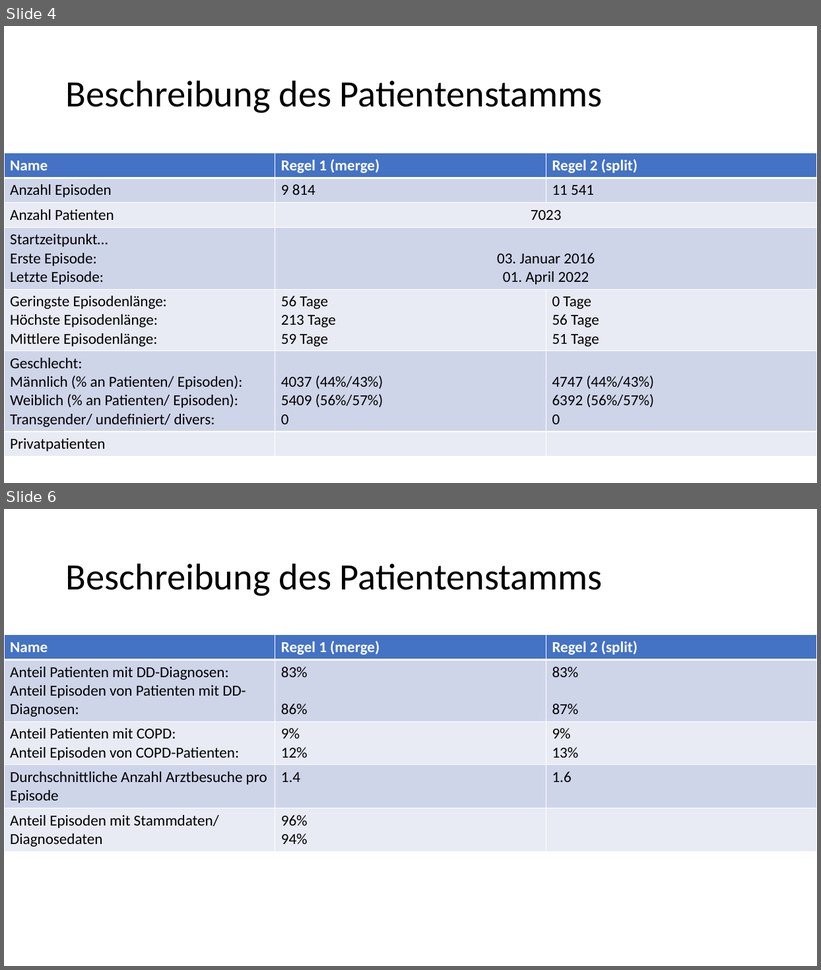
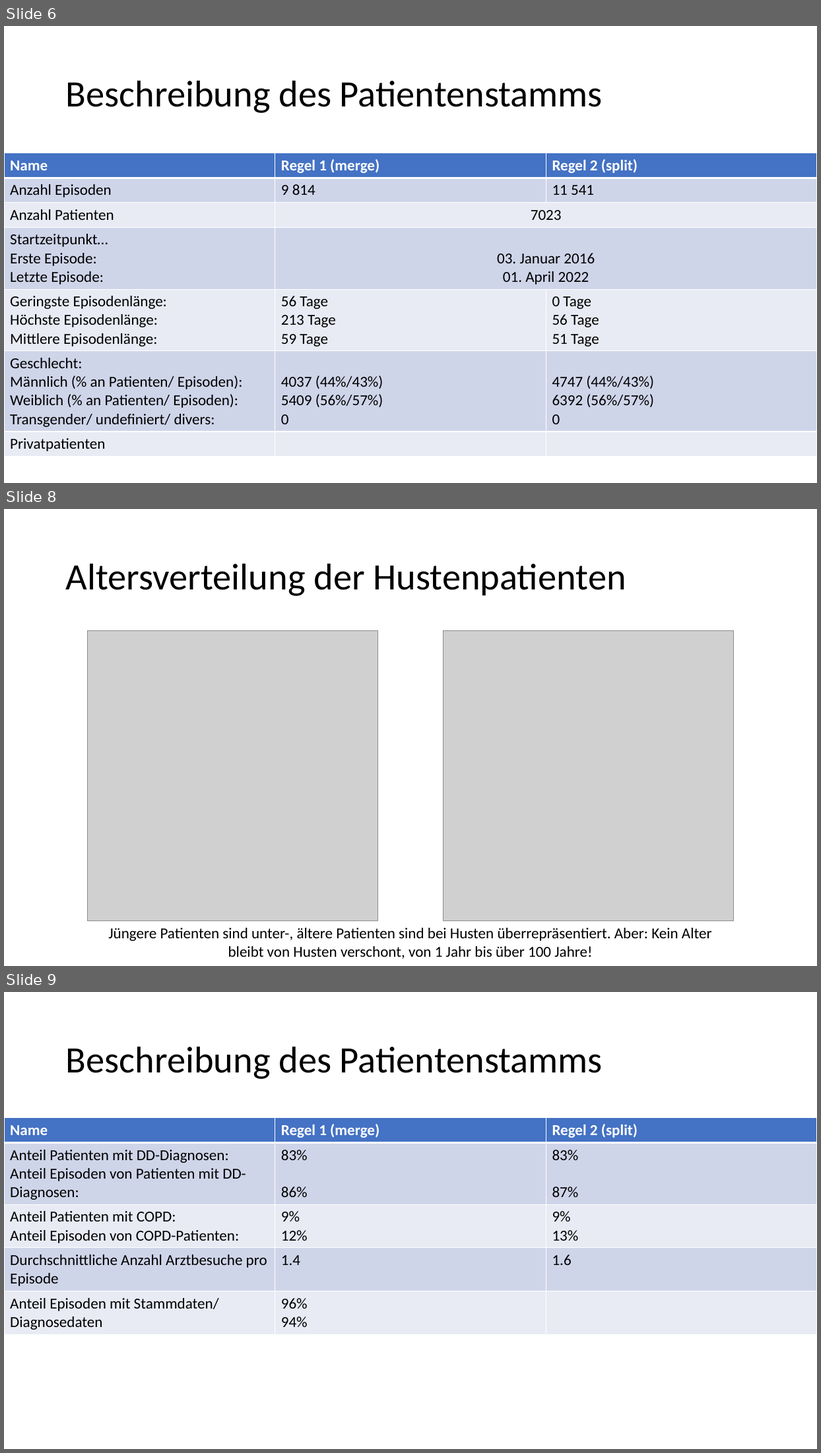
Before and after one commit to rapkroes/Code_UKSH_Husten, a slide deck: presentation Steinhaeuser 20_12_23.pptx. Shown one above the other, each under a label of ours: slides 4 and 6 before the commit, slides 6, 8 and 9 after it; the slides between them are not shown. The pictures are 821x970 and 821x1453 pixels, drawn with LibreOffice and Linux fonts; fonts in the diff are those of the drawing; grey boxes stand for pictures. Boxes give left, top, right and bottom in pixels: in the first picture for what was removed or moved away, otherwise in the second. Text is boxed around its words. In the diff, an @@ line names an element or a change of style, - is before the commit and + after.

```diff
--- a/presentation Steinhaeuser 20_12_23.pptx
+++ b/presentation Steinhaeuser 20_12_23.pptx
@@ slide 8 added at (x1=4, y1=509, x2=817, y2=966), background #FFFFFF @@
@@ title added at (x1=66, y1=563, x2=626, y2=596), 44 pt, text #000000 @@
+Altersverteilung der Hustenpatienten
@@ picture added at (x1=88, y1=631, x2=378, y2=921) @@
@@ picture added at (x1=443, y1=631, x2=733, y2=921) @@
@@ text added at (x1=108, y1=928, x2=712, y2=959), 18 pt, text #000000 @@
+Jüngere Patienten sind unter-, ältere Patienten sind bei Husten überrepräsentiert. Aber: Kein Alter bleibt von Husten verschont, von 1 Jahr bis über 100 Jahre!
@@ what was slide 4 is now slide 6 @@
@@ what was slide 6 is now slide 9 @@
```
Also in this commit, not shown: 2 slides changed, 22 other slides added, 1 other file.
